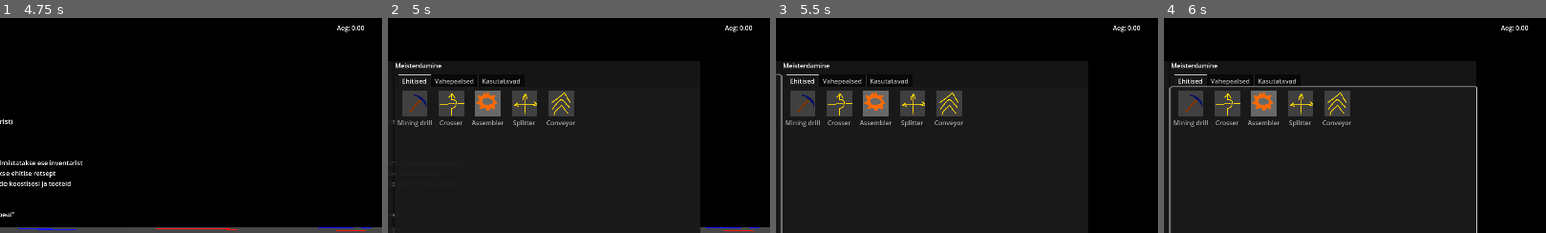
Above: before the commit, frames 1-4 (left to right).
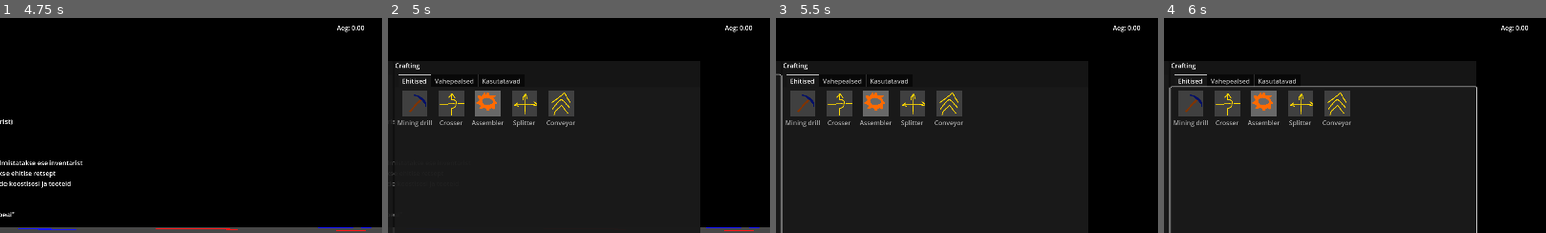
Above: after the commit, the same moments.

Repository: Tinigame/UPT-game-project
Game: Godot game, scene res://Scenes/world.tscn
Two runs of this game, one before a commit and one after it. Both use one fixed random seed, a clock stepped at 60 frames per second and the inputs below.
Inputs (mouse positions are % of the whole screen's width and height, from its top left):
- Up to frame 1 (4.75 s): click "Play game" at 0.5 s; tap H (help_menu) every 0.75 s from 1.25 to 4.25 s; move the mouse to (55, 50) at 1.27 s; tap A (A) at 1.35, 3.8, 4.35 s; click (55, 50) at 1.42 s; tap D (D) at 1.55, 2.1, 4.55 s; move the mouse to (45, 50) at 2.02 s; click (45, 50) at 2.17 s; tap S (S) at 2.3, 2.85 s; move the mouse to (52, 48) at 2.77 s; click (52, 48) at 2.92 s; tap Space (space) at 3.05, 3.6 s; move the mouse to (49, 52) at 3.52 s; click (49, 52) at 3.67 s; move the mouse to (57, 51) at 4.27 s; click (57, 51) at 4.42 s
- Up to frame 2 (5 s): tap E (open_inventory) at 4.9 s
- Up to frame 3 (5.5 s): tap H (help_menu) at 5 s; move the mouse to (42, 49) at 5.02 s; tap D (D) at 5.1 s; click (42, 49) at 5.17 s; tap S (S) at 5.3 s
- Up to frame 4 (6 s): move the mouse to (51, 50) at 5.77 s; tap S (S) at 5.85 s; click (51, 50) at 5.92 s
The pictures show only the part of the screen within x 49-99%, y 0-50%; the shares and areas given below are measured in that part.

Frame 1 is identical in both runs. In frame 2, 0.2% of the frame differs, in the area x 2-14%, y 20-24%; in frame 3, 0.2%; in frame 4, 0.2%.

Commit message:
99% localised

Diff:
--- a/Resources/buildings/2x2 rock.tres
+++ b/Resources/buildings/2x2 rock.tres
@@ -12,6 +12,7 @@
 [resource]
 script = ExtResource("1_gbe0e")
 building_name = "rock"
+name_key = "BUILDING_ROCK"
 building_size = Vector3(2, 2, 2)
 building_mesh = SubResource("BoxMesh_i5d80")
 building_health = 1000.0
--- a/Resources/buildings/assembler.tres
+++ b/Resources/buildings/assembler.tres
@@ -15,6 +15,7 @@
 [resource]
 script = ExtResource("1_wci7x")
 building_name = "Koostamismasin"
+name_key = "BUILDING_ASSEMBLER"
 building_size = Vector3(3, 2, 3)
 building_mesh = SubResource("BoxMesh_i5d80")
 building_health = 1000.0
--- a/Resources/buildings/chemical_reactor.tres
+++ b/Resources/buildings/chemical_reactor.tres
@@ -9,6 +9,7 @@
 [resource]
 script = ExtResource("1_q0n4k")
 building_name = "Keemiline reaktor"
+name_key = "BUILDING_CHEMICAL_REACTOR"
 building_size = Vector3(3, 5, 3)
 building_mesh = SubResource("BoxMesh_w0dlg")
 building_health = 300.0
--- a/Resources/buildings/conveyor_belt.tres
+++ b/Resources/buildings/conveyor_belt.tres
@@ -17,6 +17,7 @@
 [resource]
 script = ExtResource("1_03vpt")
 building_name = "Konveierilint"
+name_key = "BUILDING_CONVEYOR"
 building_size = Vector3(1, 0.5, 1)
 building_mesh = SubResource("BoxMesh_dmevg")
 building_health = 10.0
--- a/Resources/buildings/crashed_ship.tres
+++ b/Resources/buildings/crashed_ship.tres
@@ -9,6 +9,7 @@
 [resource]
 script = ExtResource("1_38u8u")
 building_name = "crashed ship"
+name_key = "BUILDING_CRASHED_SHIP"
 building_size = Vector3(5, 2, 5)
 building_mesh = SubResource("BoxMesh_a02cp")
 building_health = 10000000000.0
--- a/Resources/buildings/crosser_belt.tres
+++ b/Resources/buildings/crosser_belt.tres
@@ -16,10 +16,11 @@
 [resource]
 script = ExtResource("1_10adx")
 building_name = "Konveierläbipääs"
+name_key = "BUILDING_CROSSER"
 building_size = Vector3(1, 1, 1)
 building_mesh = SubResource("BoxMesh_yq8ns")
 building_health = 10.0
-building_ingredient_name = "Konveierläbipääs"
+building_ingredient_name = "Konveieriläbipääs"
 building_script = ExtResource("1_pbyqm")
 has_container = true
 container_max_slots = 1
--- a/Resources/buildings/mining_drill.tres
+++ b/Resources/buildings/mining_drill.tres
@@ -7,6 +7,7 @@
 [resource]
 script = ExtResource("1_bvtuc")
 building_name = "Kaevanduspuur"
+name_key = "BUILDING_MINING_DRILL"
 building_size = Vector3(3, 1, 3)
 building_mesh = ExtResource("1_yinh4")
 building_health = 100.0
--- a/Resources/buildings/splitter.tres
+++ b/Resources/buildings/splitter.tres
@@ -16,6 +16,7 @@
 [resource]
 script = ExtResource("1_k1dwb")
 building_name = "Jagaja"
+name_key = "BUILDING_SPLITTER"
 building_size = Vector3(1, 1, 1)
 building_mesh = SubResource("BoxMesh_vb2ci")
 building_health = 10.0
--- a/Scenes/player_ui.tscn
+++ b/Scenes/player_ui.tscn
@@ -31,7 +31,7 @@
 
 [node name="Containerlabel" type="Label" parent="MarginContainer/PanelContainer/HBoxContainer/IOContainerPanel/VSplitContainer"]
 layout_mode = 2
-text = "Inventuur (yadda ydaadaddada)"
+text = "Konteiner (DEBUG yes i know this is a debug)"
 
 [node name="VSplitContainer2" type="VSplitContainer" parent="MarginContainer/PanelContainer/HBoxContainer/IOContainerPanel/VSplitContainer"]
 layout_mode = 2
@@ -41,7 +41,7 @@
 layout_mode = 2
 dragging_enabled = false
 
-[node name="Label" type="Label" parent="MarginContainer/PanelContainer/HBoxContainer/IOContainerPanel/VSplitContainer/VSplitContainer2/VSplitContainer"]
+[node name="Inputlabel" type="Label" parent="MarginContainer/PanelContainer/HBoxContainer/IOContainerPanel/VSplitContainer/VSplitContainer2/VSplitContainer"]
 layout_mode = 2
 text = "Sisendid"
 
@@ -59,7 +59,7 @@
 layout_mode = 2
 dragging_enabled = false
 
-[node name="Label" type="Label" parent="MarginContainer/PanelContainer/HBoxContainer/IOContainerPanel/VSplitContainer/VSplitContainer2/VSplitContainer2"]
+[node name="OutputLabel" type="Label" parent="MarginContainer/PanelContainer/HBoxContainer/IOContainerPanel/VSplitContainer/VSplitContainer2/VSplitContainer2"]
 layout_mode = 2
 text = "Väljundid"
 
@@ -83,7 +83,7 @@
 
 [node name="Containerlabel" type="Label" parent="MarginContainer/PanelContainer/HBoxContainer/Containerpanel/VSplitContainer"]
 layout_mode = 2
-text = "Inventuur (yadda ydaadaddada)"
+text = "Konteiner (DEBUG yes i know this is a debug)"
 
 [node name="InventoryList" type="ItemList" parent="MarginContainer/PanelContainer/HBoxContainer/Containerpanel/VSplitContainer"]
 unique_name_in_owner = true
--- a/Scripts/autoload/building_manager.gd
+++ b/Scripts/autoload/building_manager.gd
@@ -93,7 +93,7 @@
 	if build_info.only_buildable_on_ores == true:
 		if has_required_ore(required_cells) == false:
 			print("no ores")
-			FeedBackLayer.show_message(str("Ehitis ", build_info.building_name, " vajab enda all ressursse"), true)
+			FeedBackLayer.show_message(str(tr("FEEDBACK_BUILDING") + " ", tr(build_info.name_key)," " + tr("FEEDBACK_REQUIRES_ORE")), true)
 			return
 		else:
 			for cell in required_cells:
@@ -113,7 +113,7 @@
 		pass
 	elif Player.inventory.has_item(building_ingredient) == false and Globals.debug_mode == false:
 		print("no required building item")
-		FeedBackLayer.show_message(str("Puudub ", building_ingredient.item_name, "."), true)
+		FeedBackLayer.show_message(str(tr("FEEDBACK_MISSING") + " ", tr(building_ingredient.name_key), "."), true)
 		return
 	else:
 		pass
--- a/Scripts/autoload/player_UI.gd
+++ b/Scripts/autoload/player_UI.gd
@@ -6,7 +6,10 @@
 
 @onready var io_container_panel: PanelContainer = $MarginContainer/PanelContainer/HBoxContainer/IOContainerPanel
 @onready var container_panel: PanelContainer = $MarginContainer/PanelContainer/HBoxContainer/Containerpanel
-
+@onready var inputlabel: Label = $MarginContainer/PanelContainer/HBoxContainer/IOContainerPanel/VSplitContainer/VSplitContainer2/VSplitContainer/Inputlabel
+@onready var outputlabel: Label = $MarginContainer/PanelContainer/HBoxContainer/IOContainerPanel/VSplitContainer/VSplitContainer2/VSplitContainer2/OutputLabel
+
+@onready var crafting_label: Label = $MarginContainer/PanelContainer/HBoxContainer/Craftingpanel/VSplitContainer/CraftingLabel
 
 
 var menu_open : bool = false
@@ -25,6 +28,9 @@
 	recipe_tabs.tab_changed.connect(_on_tab_container_tab_changed)
 	_connect_recipe_list_signals()
 
+	inputlabel.text = tr("UI_INPUTS")
+	outputlabel.text = tr("UI_OUTPUTS")
+	crafting_label.text = tr("UI_CRAFTING_LABEL")
 
 
 
@@ -44,10 +50,12 @@
 	if target_building.name == "ContainerManager":
 		container = target_building
 		container_label.text = str(tr("UI_INVENTORY_LABEL") + " (", container.slot_free_space(0), "/", container.slots[0].capacity, " ", tr("UI_CONTAINER_FREE_SPACE") + ")")
+#		containerlabel_2.text = str(tr("UI_INVENTORY_LABEL") + " (", container.slot_free_space(0), "/", container.slots[0].capacity, " ", tr("UI_CONTAINER_FREE_SPACE") + ")")
 
 	else:
 		container = target_building.container_manager
 		container_label.text = str(tr("UI_CONTAINER_BUILDING") + " ",  target_building.name, " ", tr("UI_CONTAINER_LABEL_SOMETHING"))
+#		containerlabel_2.text = str(tr("UI_CONTAINER_BUILDING") + " ",  target_building.name, " ", tr("UI_CONTAINER_LABEL_SOMETHING"))
 
 
 	current_container = container
@@ -105,6 +113,11 @@
 		recipe_item_list.set_item_tooltip(index, tooltip_text)
 		recipe_item_list.set_item_text(index, recipe.name_key)
 		recipe_item_list.set_item_metadata(index, recipe)
+
+		inputlabel.text = tr("UI_INPUTS")
+		outputlabel.text = tr("UI_OUTPUTS")
+
+
 
 	show()
 
@@ -238,6 +251,21 @@
 
 
 
+	if current_container.name == "ContainerManager":
+		container_label.text = str(tr("UI_INVENTORY_LABEL") + " (", current_container.slot_free_space(0), "/", current_container.slots[0].capacity, " ", tr("UI_CONTAINER_FREE_SPACE") + ")")
+#		containerlabel_2.text = str(tr("UI_INVENTORY_LABEL") + " (", container.slot_free_space(0), "/", container.slots[0].capacity, " ", tr("UI_CONTAINER_FREE_SPACE") + ")")
+
+	else:
+		container_label.text = str(tr("UI_CONTAINER_BUILDING") + " ",  current_container.name, " ", tr("UI_CONTAINER_LABEL_SOMETHING"))
+#		containerlabel_2.text = str(tr("UI_CONTAINER_BUILDING") + " ",  target_building.name, " ", tr("UI_CONTAINER_LABEL_SOMETHING"))
+
+
+
+	inputlabel.text = tr("UI_INPUTS")
+	outputlabel.text = tr("UI_OUTPUTS")
+
+
+
 	recipe_item_list.clear()
 	recipe_item_list.deselect_all()
 	recipe_item_list = recipe_tabs.get_current_tab_control()
--- a/Scripts/buildings/pocket_assembler_script.gd
+++ b/Scripts/buildings/pocket_assembler_script.gd
@@ -23,7 +23,7 @@
 func set_recipe(recipe: Recipe) -> void:
 	if recipe.disallowed_crafters == 1:
 		print("recipe not allowed")
-		FeedBackLayer.show_message(str("Seda retsepti ei saa käsitsi valmistada."), true)
+		FeedBackLayer.show_message(str(tr("CRAFT_UNCRAFTABLE_BY_HAND")), true)
 		return
 
 	if container_manager == null:
@@ -49,7 +49,7 @@
 		var count : int = container_manager.count_item_in_slot(need.item, slot)
 		if count < need.amount:
 			print("missing required ingridients")
-			FeedBackLayer.show_message(str("Koostisosad puuduvad"), true)
+			FeedBackLayer.show_message(str(tr("CRAFT_LACKING_INGREDIENTS")), true)
 			return false
 	return true
 
--- a/Scripts/resource base scripts/building_resource_script.gd
+++ b/Scripts/resource base scripts/building_resource_script.gd
@@ -2,6 +2,7 @@
 extends Resource
 
 @export var building_name : String
+@export var name_key : String = "DEBUG_BUILDING_NAME_SHIT"
 
 @export var building_size : Vector3
 @export var building_mesh : Mesh
--- a/translation/translation.csv
+++ b/translation/translation.csv
@@ -42,3 +42,23 @@
 UI_CONTAINER_FREE_SPACE,vaba kohta,free space
 UI_CONTAINER_BUILDING,Ehitise,Building
 UI_CONTAINER_LABEL_SOMETHING,konteiner,container
+,,
+UI_INPUTS,Sisendid,Inputs
+UI_OUTPUTS,Väljundid,Outputs
+UI_CRAFTING_LABEL,Meisterdamine,Crafting
+,,
+FEEDBACK_BUILDING,Ehitis,Building
+FEEDBACK_REQUIRES_ORE,vajab enda all ressursse,requires ores beneath
+FEEDBACK_MISSING,Puudub,Missing
+,,
+BUILDING_ROCK,Kivi,Rock
+BUILDING_ASSEMBLER,Koostamismasin,Assembler
+BUILDING_CHEMICAL_REACTOR,Keemiline reaktor,Chemical reactor
+BUILDING_CONVEYOR,Konveierilint,Conveyor
+BUILDING_CRASHED_SHIP,Hävinud kosmoselaev,Crashed ship
+BUILDING_CROSSER,Konveieriläbipääs,Crosser
+BUILDING_MINING_DRILL,Kaevanduspuur,Mining drill
+BUILDING_SPLITTER,Jagaja,Splitter
+,,
+CRAFT_LACKING_INGREDIENTS,Koostisosad puuduvad.,Lacking ingredients.
+CRAFT_UNCRAFTABLE_BY_HAND,Seda retsepti ei saa käsitsi valmistada.,Uncraftable by hand.
